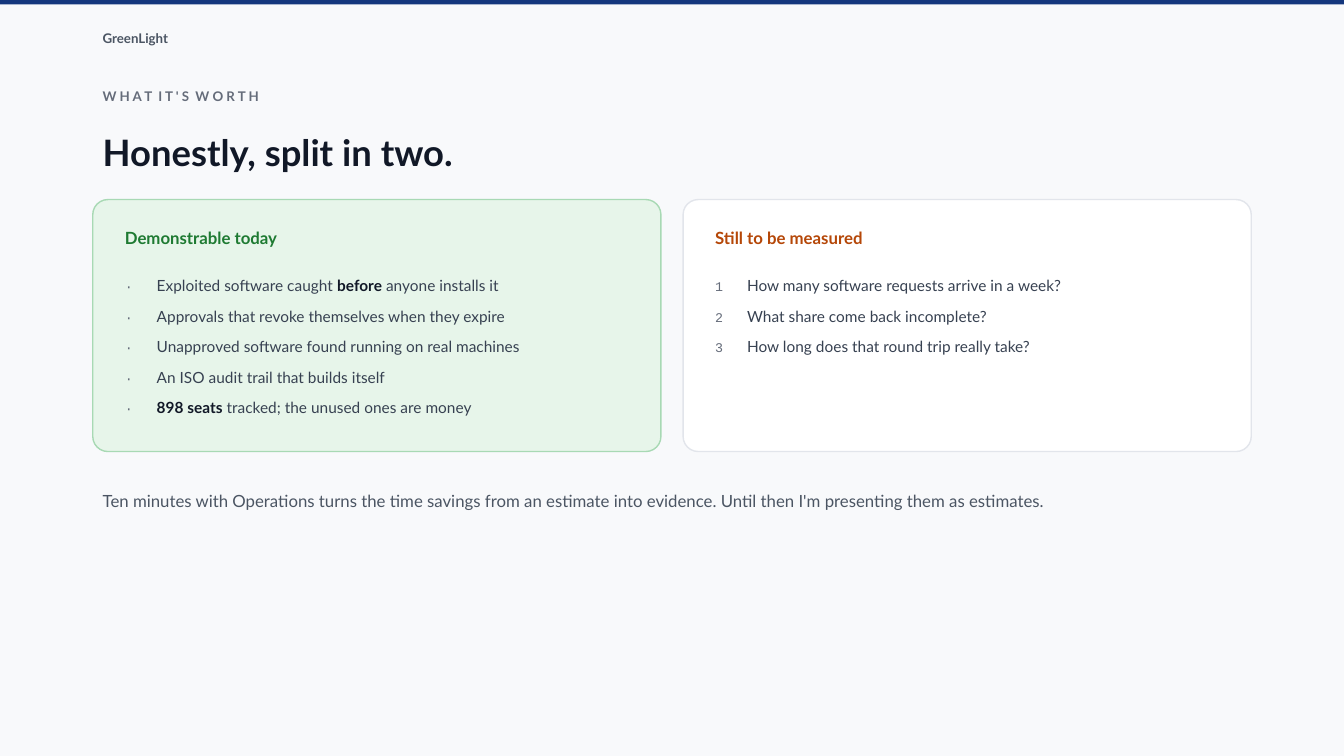
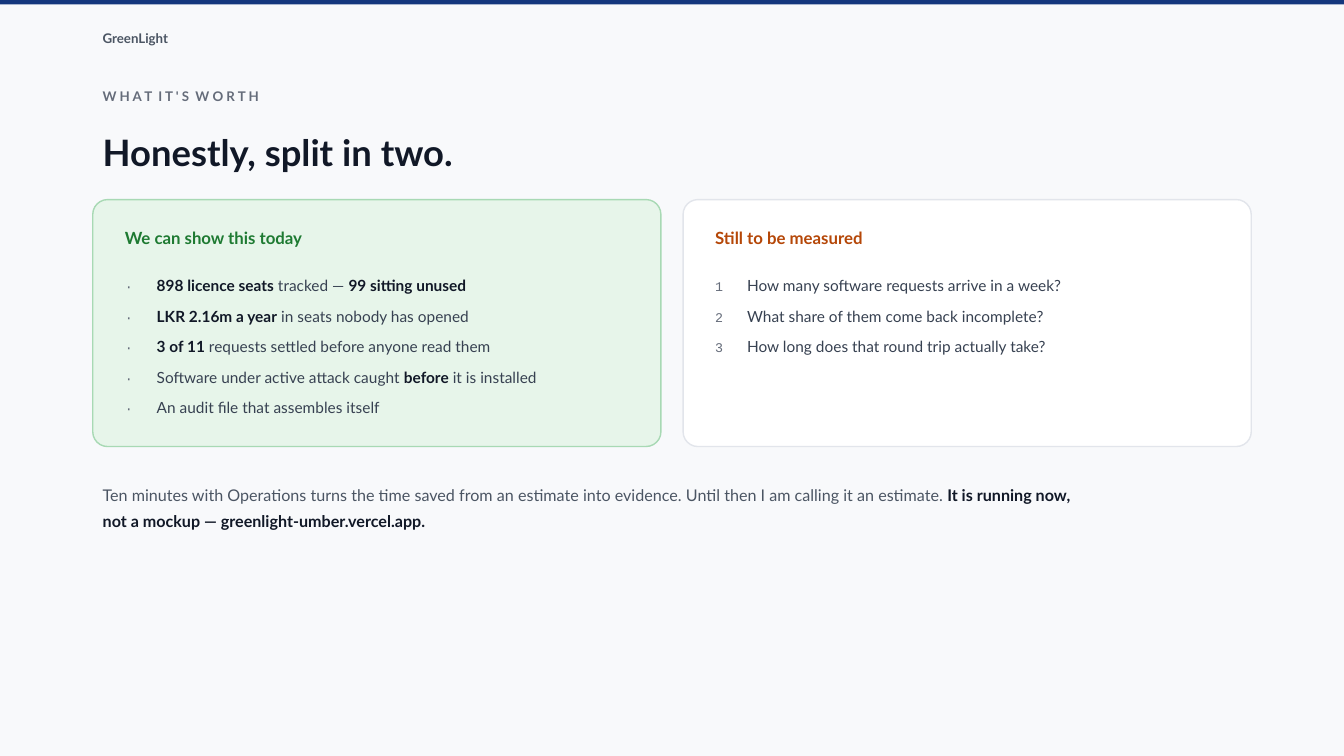
Before and after one commit to lakshitha-dev/greenlight, a slide deck: slide 10 of docs/greenlight-deck.pptx (slide 11 before the commit). Drawn at 1344x756 pixels with LibreOffice and Linux fonts; fonts in the diff are those of the drawing. Boxes give left, top, right and bottom in pixels: in the first picture for what was removed or moved away, otherwise in the second. Text is boxed around its words. In the diff, an @@ line names an element or a change of style, - is before the commit and + after.

```diff
--- a/docs/greenlight-deck.pptx
+++ b/docs/greenlight-deck.pptx
@@ rounded rectangle: place and size @@
-rounded rectangle at [93,200,661,452]
+rounded rectangle at [93,200,661,447]
@@ rounded rectangle: place and size @@
-rounded rectangle at [684,200,1252,452]
+rounded rectangle at [684,200,1252,447]
@@ text at [125,231,302,247]: text changed @@
-Demonstrable today
+We can show this today
@@ text at [157,279,536,413]: text changed @@
-· Exploited software caught before anyone installs it
-· Approvals that revoke themselves when they expire
-· Unapproved software found running on real machines
-· An ISO audit trail that builds itself
-· 898 seats tracked; the unused ones are money
+· 898 licence seats tracked — 99 sitting unused
+· LKR 2.16m a year in seats nobody has opened
+· 3 of 11 requests settled before anyone read them
+· Software under active attack caught before it is installed
+· An audit file that assembles itself
@@ text at [715,310,1045,355]: text changed @@
-2 What share come back incomplete?
-3 How long does that round trip really take?
+2 What share of them come back incomplete?
+3 How long does that round trip actually take?
@@ text at [103,489,1071,530]: text changed; size 12 to 11.5 pt @@
-Ten minutes with Operations turns the time savings from an estimate into evidence. Until then I'm presenting them as estimates.
+Ten minutes with Operations turns the time saved from an estimate into evidence. Until then I am calling it an estimate. It is running now, not a mockup — greenlight-umber.vercel.app.
```
Also in this commit, not shown: 6 other slides changed, 5 slides added, 6 slides removed, 3 other files.
